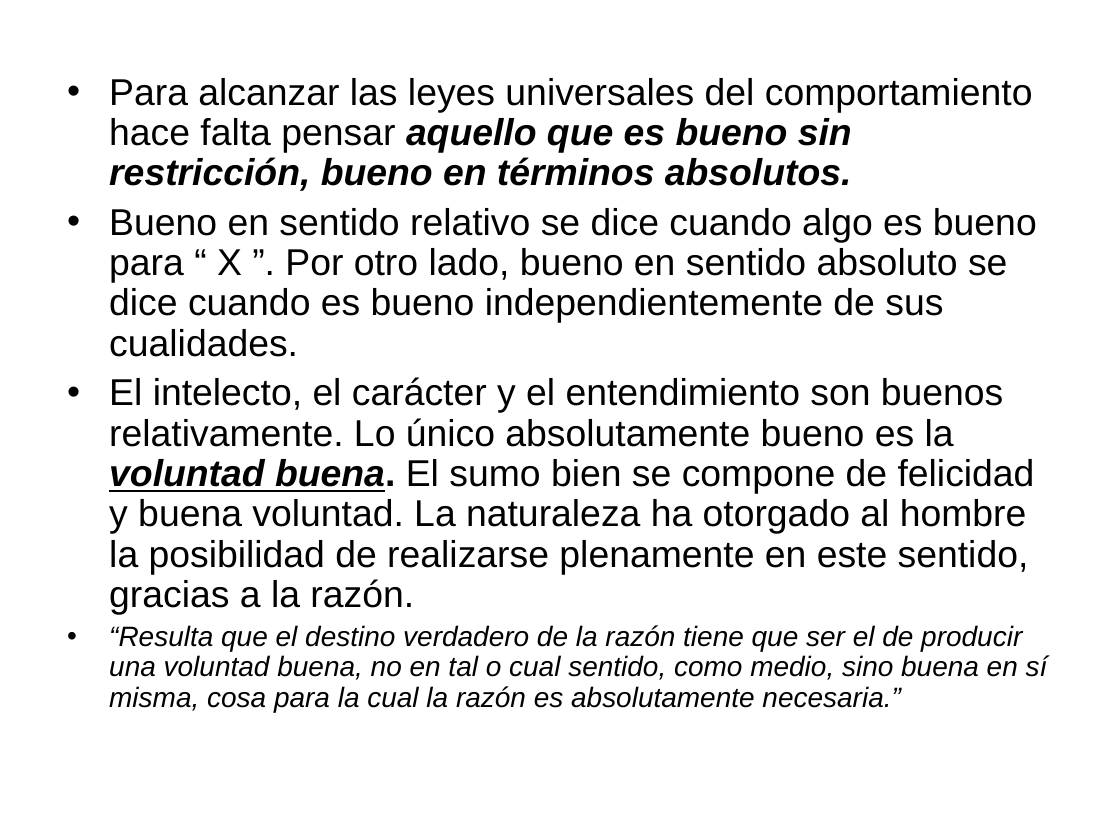
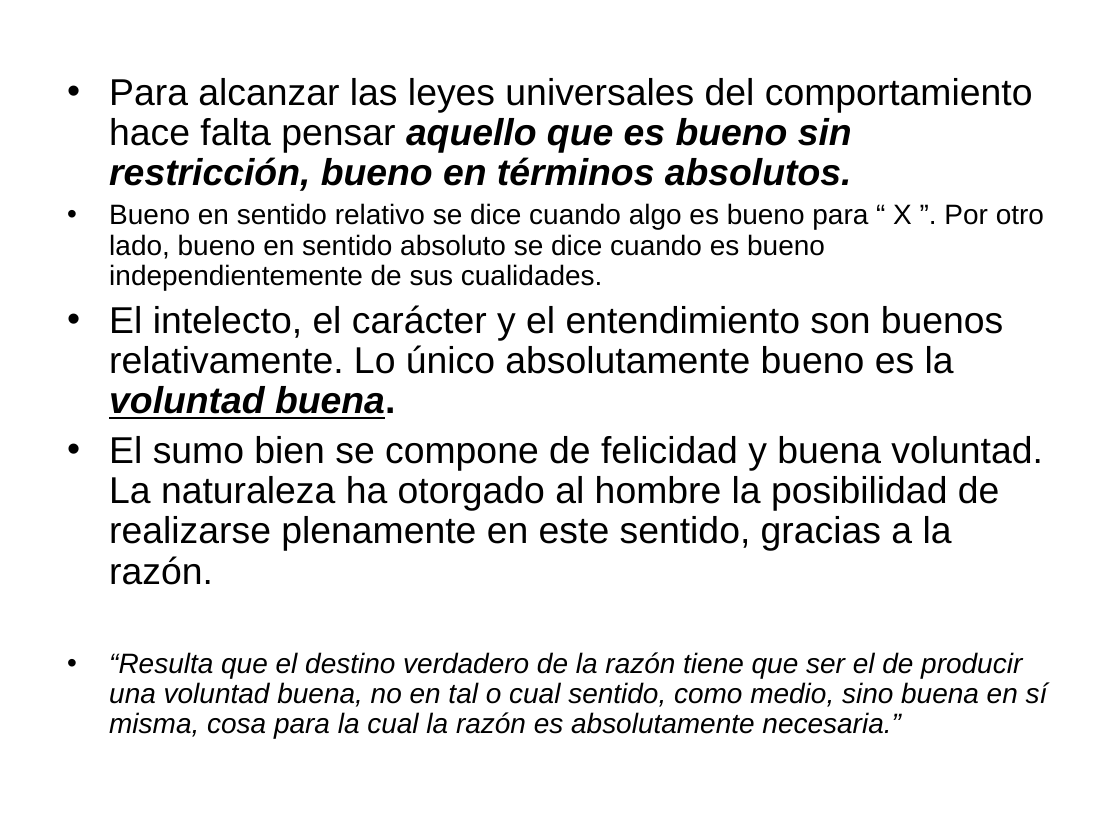
Before and after one commit to zaboltar/zaboltar.github.io, a slide deck: slide 9 of assets uarm/2023 1 UarmPCrit/kant fmc.ppt (slide 6 before the commit). Drawn at 1120x840 pixels with LibreOffice and Linux fonts; fonts in the diff are those of the drawing. Boxes give left, top, right and bottom in pixels: in the first picture for what was removed or moved away, otherwise in the second. Text is boxed around its words. In the diff, an @@ line names an element or a change of style, - is before the commit and + after.

```diff
--- a/assets uarm/2023 1 UarmPCrit/kant fmc.ppt
+++ b/assets uarm/2023 1 UarmPCrit/kant fmc.ppt
@@ text at (x1=109, y1=203, x2=1044, y2=290): size 24 to 18 pt in "Bueno en sentido relativo se dice cuando ..."; less space between paragraphs @@
@@ text at (x1=109, y1=305, x2=1042, y2=585): text changed @@
-• El intelecto, el carácter y el entendimiento son buenos relativamente. Lo único absolutamente bueno es la voluntad buena. El sumo bien se compone de felicidad y buena voluntad. La naturaleza ha otorgado al hombre la posibilidad de realizarse plenamente en este sentido, gracias a la razón.
+• El intelecto, el carácter y el entendimiento son buenos relativamente. Lo único absolutamente bueno es la voluntad buena.
+• El sumo bien se compone de felicidad y buena voluntad. La naturaleza ha otorgado al hombre la posibilidad de realizarse plenamente en este sentido, gracias a la razón.
```
Also in this commit, not shown: 5 other slides changed, 23 slides added, 6 other files.
